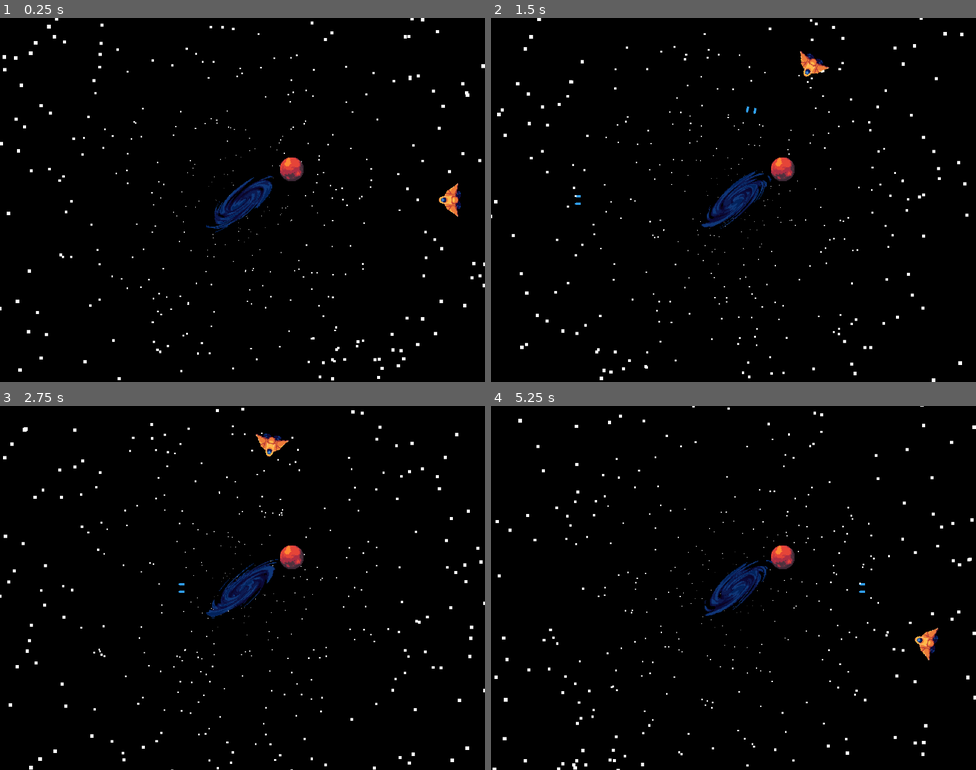
Above: before the commit, frames 1-4 (two rows, left to right).
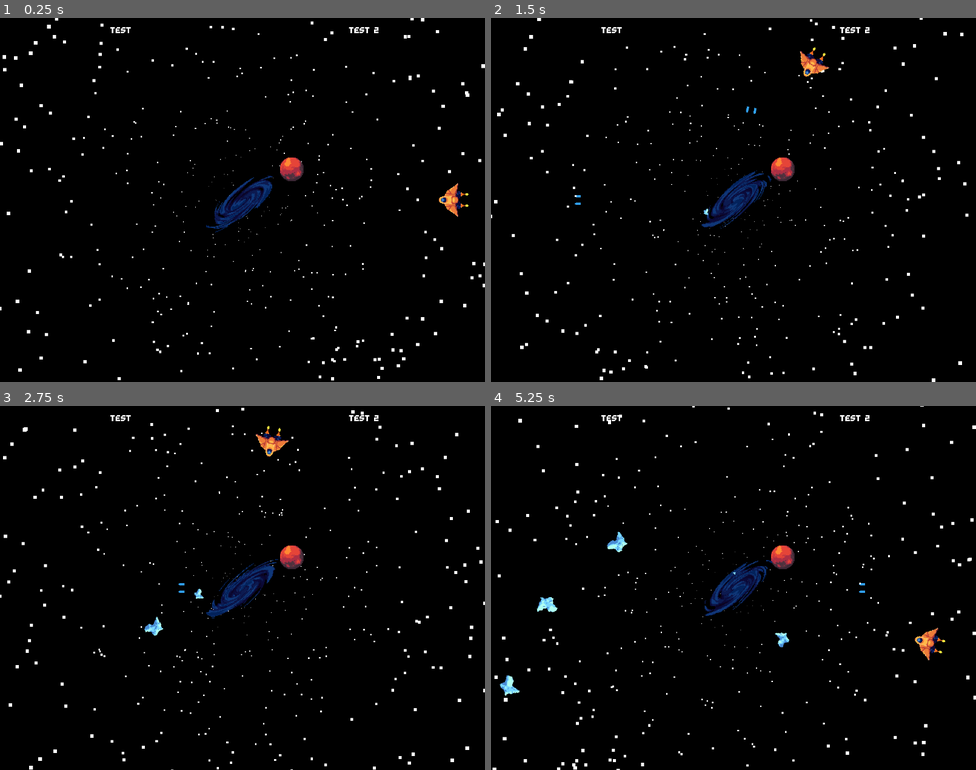
Above: after the commit, the same moments.

Repository: FrozenWellGames/moray_game_jam_2025
Game: Godot game, scene res://Game/game.tscn
Same seed, same stepped clock (60 frames per second), same inputs: the game is played once before the commit and once after it.
Inputs:
- Up to frame 1 (0.25 s): no input
- Up to frame 2 (1.5 s): hold Right (move_right) 0.53-1.28 s; hold Ctrl (fire) 0.53-1.28 s; hold Left (move_left) from 1.28 s (still down); tap Ctrl (fire) at 1.35 s
- Up to frame 3 (2.75 s): release Left (move_left) at 2.03 s; hold Right (move_right) from 2.03 s (still down); hold Ctrl (fire) from 2.03 s (still down)
- Up to frame 4 (5.25 s): release Ctrl (fire) at 2.78 s; tap Ctrl (fire) at 2.85, 4.35 s; release Right (move_right) at 3.53 s; hold Ctrl (fire) 3.53-4.28 s; hold Left (move_left) from 3.53 s (still down); hold Ctrl (fire) from 5.03 s (still down)

The runs differ from the first frame. In frame 1, 0.1% of the frame differs, in the area x 22-97%, y 2-53%; in frame 2, 0.1%; in frame 3, 0.3%; in frame 4, 0.6%, in the area x 1-94%, y 2-80%.

Commit message:
basic asteroid spawner

Diff:
--- /dev/null
+++ b/Asteroids/asteroid.gd
@@ -0,0 +1,16 @@
+extends Node2D
+
+@export_subgroup("Nodes")
+@export var animation_player:AnimationPlayer
+
+@export var scale_changer:AnimationPlayer
+@export var speed: float = 150.00
+
+func _ready() -> void:
+	#print(randi() % 5)
+	animation_player.play("asteroid")
+	scale_changer.play("scale_up")
+
+
+func _process(delta: float) -> void:
+	position += transform.x * speed * delta
--- /dev/null
+++ b/Asteroids/asteroid.tscn
@@ -0,0 +1,111 @@
+[gd_scene load_steps=10 format=3 uid="uid://65tfep8oxdjt"]
+
+[ext_resource type="Script" uid="uid://c3r8c22yedxfc" path="res://Asteroids/asteroid.gd" id="1_gc8g2"]
+[ext_resource type="Texture2D" uid="uid://bkmlmmulb2ecl" path="res://Asteroids/Assets/asteroid_01.png" id="1_v5rxd"]
+
+[sub_resource type="Animation" id="Animation_gc8g2"]
+resource_name = "asteroid"
+length = 3.6
+loop_mode = 1
+step = 0.1
+tracks/0/type = "value"
+tracks/0/imported = false
+tracks/0/enabled = true
+tracks/0/path = NodePath("Sprite2D:frame")
+tracks/0/interp = 1
+tracks/0/loop_wrap = true
+tracks/0/keys = {
+"times": PackedFloat32Array(0, 0.1, 0.2, 0.3, 0.4, 0.5, 0.6, 0.7, 0.8, 0.9, 1, 1.1, 1.2, 1.3, 1.4, 1.5, 1.6, 1.7, 1.8, 1.9, 2, 2.1, 2.2, 2.3, 2.4, 2.5, 2.6, 2.7, 2.8, 2.9, 3, 3.1, 3.2, 3.3, 3.4, 3.5),
+"transitions": PackedFloat32Array(1, 1, 1, 1, 1, 1, 1, 1, 1, 1, 1, 1, 1, 1, 1, 1, 1, 1, 1, 1, 1, 1, 1, 1, 1, 1, 1, 1, 1, 1, 1, 1, 1, 1, 1, 1),
+"update": 1,
+"values": [0, 1, 2, 3, 4, 5, 6, 7, 8, 9, 10, 11, 12, 13, 14, 15, 16, 17, 18, 19, 20, 21, 22, 23, 24, 25, 26, 27, 28, 29, 30, 31, 32, 33, 34, 35]
+}
+
+[sub_resource type="Animation" id="Animation_582lc"]
+length = 0.001
+tracks/0/type = "value"
+tracks/0/imported = false
+tracks/0/enabled = true
+tracks/0/path = NodePath("Sprite2D:frame")
+tracks/0/interp = 1
+tracks/0/loop_wrap = true
+tracks/0/keys = {
+"times": PackedFloat32Array(0),
+"transitions": PackedFloat32Array(1),
+"update": 1,
+"values": [0]
+}
+
+[sub_resource type="AnimationLibrary" id="AnimationLibrary_582lc"]
+_data = {
+&"RESET": SubResource("Animation_582lc"),
+&"asteroid": SubResource("Animation_gc8g2")
+}
+
+[sub_resource type="CircleShape2D" id="CircleShape2D_gc8g2"]
+radius = 22.0907
+
+[sub_resource type="Animation" id="Animation_j1quy"]
+resource_name = "scale_up"
+length = 4.0
+tracks/0/type = "value"
+tracks/0/imported = false
+tracks/0/enabled = true
+tracks/0/path = NodePath("Sprite2D:scale")
+tracks/0/interp = 1
+tracks/0/loop_wrap = true
+tracks/0/keys = {
+"times": PackedFloat32Array(0, 0.400346, 0.700876, 1.20212, 2.00209),
+"transitions": PackedFloat32Array(1, 1, 1, 1, 1),
+"update": 0,
+"values": [Vector2(1e-05, 1e-05), Vector2(0.5, 0.5), Vector2(1, 1), Vector2(1.5, 1.5), Vector2(2, 2)]
+}
+
+[sub_resource type="Animation" id="Animation_tmjyk"]
+length = 0.001
+tracks/0/type = "value"
+tracks/0/imported = false
+tracks/0/enabled = true
+tracks/0/path = NodePath("Sprite2D:scale")
+tracks/0/interp = 1
+tracks/0/loop_wrap = true
+tracks/0/keys = {
+"times": PackedFloat32Array(0),
+"transitions": PackedFloat32Array(1),
+"update": 0,
+"values": [Vector2(1e-05, 1e-05)]
+}
+
+[sub_resource type="AnimationLibrary" id="AnimationLibrary_tmjyk"]
+_data = {
+&"RESET": SubResource("Animation_tmjyk"),
+&"scale_up": SubResource("Animation_j1quy")
+}
+
+[node name="Asteroid" type="Node2D" node_paths=PackedStringArray("animation_player", "scale_changer")]
+script = ExtResource("1_gc8g2")
+animation_player = NodePath("AnimationPlayer")
+scale_changer = NodePath("ScaleChanger")
+
+[node name="Sprite2D" type="Sprite2D" parent="."]
+scale = Vector2(1e-05, 1e-05)
+texture = ExtResource("1_v5rxd")
+hframes = 6
+vframes = 6
+
+[node name="AnimationPlayer" type="AnimationPlayer" parent="."]
+libraries = {
+&"": SubResource("AnimationLibrary_582lc")
+}
+
+[node name="Area2D" type="Area2D" parent="."]
+collision_layer = 4
+collision_mask = 3
+
+[node name="CollisionShape2D" type="CollisionShape2D" parent="Area2D"]
+shape = SubResource("CircleShape2D_gc8g2")
+
+[node name="ScaleChanger" type="AnimationPlayer" parent="."]
+libraries = {
+&"": SubResource("AnimationLibrary_tmjyk")
+}
--- /dev/null
+++ b/Asteroids/asteroid_spawner.gd
@@ -0,0 +1,19 @@
+extends Node2D
+
+@export_subgroup("Nodes")
+@export var timer:Timer
+@export var asteroid: PackedScene
+@export var rotation_center: Marker2D
+
+
+
+func on_spawn_asteroid( Rotation: float) -> void:
+	var ast: Node2D = asteroid.instantiate()
+	ast.rotation = Rotation
+	ast.position = rotation_center.global_position
+	add_child(ast)
+	timer.start()
+
+func _on_timer_timeout() -> void:
+	var rand_rotation = randf_range(0, 360)
+	on_spawn_asteroid(rand_rotation)
--- /dev/null
+++ b/Asteroids/asteroid_spawner.tscn
@@ -0,0 +1,15 @@
+[gd_scene load_steps=3 format=3 uid="uid://c41lsfncsktrp"]
+
+[ext_resource type="Script" uid="uid://co8hj0n58rfmr" path="res://Asteroids/asteroid_spawner.gd" id="1_c102h"]
+[ext_resource type="PackedScene" uid="uid://65tfep8oxdjt" path="res://Asteroids/asteroid.tscn" id="2_cxtwb"]
+
+[node name="AsteroidSpawner" type="Node2D" node_paths=PackedStringArray("timer")]
+script = ExtResource("1_c102h")
+timer = NodePath("Timer")
+asteroid = ExtResource("2_cxtwb")
+
+[node name="Timer" type="Timer" parent="."]
+one_shot = true
+autostart = true
+
+[connection signal="timeout" from="Timer" to="." method="_on_timer_timeout"]
--- a/Game/game.tscn
+++ b/Game/game.tscn
@@ -6,6 +6,14 @@
 [ext_resource type="PackedScene" uid="uid://bibu7xcvxhlyg" path="res://Game/bullet_spawner.tscn" id="3_7raqb"]
 [ext_resource type="PackedScene" uid="uid://pv3yek2jmg01" path="res://Planets/Scenes/planet.tscn" id="4_jcm6v"]
 [ext_resource type="PackedScene" uid="uid://d0rxnvif8liqo" path="res://Galaxies/galaxy_centre.tscn" id="6_qmv3x"]
+[ext_resource type="FontFile" uid="uid://cwkhsdu4asbxb" path="res://Fonts/GravityBold8.ttf" id="7_oomkl"]
+[ext_resource type="PackedScene" uid="uid://c41lsfncsktrp" path="res://Asteroids/asteroid_spawner.tscn" id="8_buohc"]
+
+[sub_resource type="LabelSettings" id="LabelSettings_buohc"]
+font = ExtResource("7_oomkl")
+
+[sub_resource type="LabelSettings" id="LabelSettings_kul4i"]
+font = ExtResource("7_oomkl")
 
 [node name="Game" type="Node2D"]
 script = ExtResource("1_bk3v5")
@@ -25,3 +33,59 @@
 
 [node name="GalaxyCentre" parent="." instance=ExtResource("6_qmv3x")]
 position = Vector2(640, 480)
+
+[node name="AsteroidSpawner" parent="." node_paths=PackedStringArray("rotation_center") instance=ExtResource("8_buohc")]
+rotation_center = NodePath("../RotationCenter")
+
+[node name="CanvasLayer" type="CanvasLayer" parent="."]
+
+[node name="Control" type="Control" parent="CanvasLayer"]
+layout_mode = 3
+anchors_preset = 15
+anchor_right = 1.0
+anchor_bottom = 1.0
+grow_horizontal = 2
+grow_vertical = 2
+size_flags_horizontal = 3
+size_flags_vertical = 3
+
+[node name="HBoxContainer" type="HBoxContainer" parent="CanvasLayer/Control"]
+layout_mode = 1
+anchors_preset = -1
+anchor_top = 0.025
+anchor_right = 1.0
+anchor_bottom = 1.0
+grow_horizontal = 2
+grow_vertical = 2
+
+[node name="Control" type="Control" parent="CanvasLayer/Control/HBoxContainer"]
+layout_mode = 2
+size_flags_horizontal = 3
+
+[node name="Label" type="Label" parent="CanvasLayer/Control/HBoxContainer/Control"]
+layout_mode = 1
+anchors_preset = 15
+anchor_right = 1.0
+anchor_bottom = 1.0
+offset_bottom = 23.0
+grow_horizontal = 2
+grow_vertical = 2
+text = "TEST"
+label_settings = SubResource("LabelSettings_buohc")
+horizontal_alignment = 1
+
+[node name="Control2" type="Control" parent="CanvasLayer/Control/HBoxContainer"]
+layout_mode = 2
+size_flags_horizontal = 3
+
+[node name="Label2" type="Label" parent="CanvasLayer/Control/HBoxContainer/Control2"]
+layout_mode = 1
+anchors_preset = 15
+anchor_right = 1.0
+anchor_bottom = 1.0
+offset_bottom = 23.0
+grow_horizontal = 2
+grow_vertical = 2
+text = "TEST 2"
+label_settings = SubResource("LabelSettings_kul4i")
+horizontal_alignment = 1
--- /dev/null
+++ b/Main Menu/main_menu.gd
@@ -0,0 +1,11 @@
+extends Node2D
+
+@export_subgroup("Nodes")
+@export var game_scene: PackedScene
+
+func _process(delta: float) -> void:
+	if Input.is_action_just_pressed("fire"):
+		_on_Button_pressed()
+
+func _on_Button_pressed():
+	get_tree().change_scene_to_file("res://Game/game.tscn")
--- /dev/null
+++ b/Main Menu/main_menu.tscn
@@ -0,0 +1,8 @@
+[gd_scene load_steps=3 format=3 uid="uid://bnnh03q22dqsw"]
+
+[ext_resource type="Script" uid="uid://c5j6p1an0rgto" path="res://Main Menu/main_menu.gd" id="1_vccqd"]
+[ext_resource type="PackedScene" uid="uid://dy7pttawwst1e" path="res://Game/game.tscn" id="2_nb5b5"]
+
+[node name="MainMenu" type="Node2D"]
+script = ExtResource("1_vccqd")
+game_scene = ExtResource("2_nb5b5")
--- a/Player/player.tscn
+++ b/Player/player.tscn
@@ -1,22 +1,28 @@
-[gd_scene load_steps=12 format=3 uid="uid://odjjnfn1ehsl"]
+[gd_scene load_steps=14 format=3 uid="uid://odjjnfn1ehsl"]
 
 [ext_resource type="Script" uid="uid://2jp4kl7cpy5r" path="res://Player/player.gd" id="1_l8h54"]
 [ext_resource type="PackedScene" uid="uid://b23n3hqxfi6fi" path="res://Player/components/scenes/input_component.tscn" id="2_gwnis"]
 [ext_resource type="PackedScene" uid="uid://d18cwnoi5vvt7" path="res://Player/components/scenes/movement_component.tscn" id="3_k53q1"]
 [ext_resource type="PackedScene" uid="uid://bqqkeqs5eyox2" path="res://Player/components/scenes/fire_component.tscn" id="5_fhl08"]
 [ext_resource type="PackedScene" uid="uid://bpyj7blwa8iwi" path="res://Player/components/scenes/rotation_component.tscn" id="5_k53q1"]
+[ext_resource type="Texture2D" uid="uid://cfyp4c6wkxpnp" path="res://Player/Assets/player_engine_sheet.png" id="7_00tjw"]
 [ext_resource type="Texture2D" uid="uid://brk62xs487amp" path="res://Player/Assets/player.png" id="7_od3ui"]
 [ext_resource type="PackedScene" uid="uid://b08w165ei7b44" path="res://Player/components/animation_component.tscn" id="7_vtle1"]
 
 [sub_resource type="RectangleShape2D" id="RectangleShape2D_bk3v5"]
 
+[sub_resource type="CanvasItemMaterial" id="CanvasItemMaterial_od3ui"]
+blend_mode = 1
+
 [sub_resource type="Animation" id="Animation_vtle1"]
 resource_name = "fly_level"
+length = 0.4
 loop_mode = 1
+step = 0.1
 tracks/0/type = "value"
 tracks/0/imported = false
 tracks/0/enabled = true
-tracks/0/path = NodePath("Sprite2D:frame")
+tracks/0/path = NodePath("Ship:frame")
 tracks/0/interp = 1
 tracks/0/loop_wrap = true
 tracks/0/keys = {
@@ -25,13 +31,26 @@
 "update": 1,
 "values": [0]
 }
+tracks/1/type = "value"
+tracks/1/imported = false
+tracks/1/enabled = true
+tracks/1/path = NodePath("Engines:frame")
+tracks/1/interp = 1
+tracks/1/loop_wrap = true
+tracks/1/keys = {
+"times": PackedFloat32Array(0, 0.1, 0.2, 0.3),
+"transitions": PackedFloat32Array(1, 1, 1, 1),
+"update": 1,
+"values": [0, 1, 2, 3]
+}
 
 [sub_resource type="Animation" id="Animation_od3ui"]
 length = 0.001
+step = 0.1
 tracks/0/type = "value"
 tracks/0/imported = false
 tracks/0/enabled = true
-tracks/0/path = NodePath("Sprite2D:frame")
+tracks/0/path = NodePath("Ship:frame")
 tracks/0/interp = 1
 tracks/0/loop_wrap = true
 tracks/0/keys = {
@@ -48,6 +67,7 @@
 }
 
 [node name="Player" type="CharacterBody2D" node_paths=PackedStringArray("input_component", "movement_component", "rotation_component", "fire_component", "animation_component")]
+collision_mask = 4
 script = ExtResource("1_l8h54")
 input_component = NodePath("InputComponent")
 movement_component = NodePath("MovementComponent")
@@ -65,13 +85,21 @@
 bullet_spawn_point = NodePath("../BulletSpawnPoint")
 
 [node name="AnimationComponent" parent="." node_paths=PackedStringArray("player_sprite", "animation_player") instance=ExtResource("7_vtle1")]
-player_sprite = NodePath("../Sprite2D")
+player_sprite = NodePath("../Ship")
 animation_player = NodePath("../AnimationPlayer")
 
 [node name="CollisionShape2D" type="CollisionShape2D" parent="."]
 shape = SubResource("RectangleShape2D_bk3v5")
 
-[node name="Sprite2D" type="Sprite2D" parent="."]
+[node name="Engines" type="Sprite2D" parent="."]
+material = SubResource("CanvasItemMaterial_od3ui")
+position = Vector2(-37, 0)
+scale = Vector2(2, 2)
+texture = ExtResource("7_00tjw")
+hframes = 4
+frame = 2
+
+[node name="Ship" type="Sprite2D" parent="."]
 scale = Vector2(2, 2)
 texture = ExtResource("7_od3ui")
 
--- a/Player/player_laser.gd
+++ b/Player/player_laser.gd
@@ -3,8 +3,6 @@
 
 @export_subgroup("settings")
 @export var speed: float = 1000.00
-
-var direction = Vector2.ZERO
 
 
 func _process(delta: float) -> void:
--- a/Player/player_laser.tscn
+++ b/Player/player_laser.tscn
@@ -16,6 +16,8 @@
 script = ExtResource("1_6jnck")
 
 [node name="Area2D" type="Area2D" parent="."]
+collision_layer = 2
+collision_mask = 4
 
 [node name="CollisionShape2D" type="CollisionShape2D" parent="Area2D"]
 position = Vector2(9, 0)
--- a/project.godot
+++ b/project.godot
@@ -58,6 +58,12 @@
 ]
 }
 
+[layer_names]
+
+2d_physics/layer_1="Player"
+2d_physics/layer_2="Player Laser"
+2d_physics/layer_3="Enemies"
+
 [rendering]
 
 textures/canvas_textures/default_texture_filter=0
Binary file added: Asteroids/Assets/asteroid_01.png
Not shown, added: Asteroids/Assets/asteroid_01.png.import
Not shown, added: Asteroids/asteroid.gd.uid
Not shown, added: Asteroids/asteroid_spawner.gd.uid
Binary file added: Fonts/GravityBold8.ttf
Not shown, added: Fonts/GravityBold8.ttf.import
Binary file added: Fonts/GravityRegular5.ttf
Not shown, added: Fonts/GravityRegular5.ttf.import
Not shown: 1 places in Game/game.tscn that only renumber resources
Binary file added: Main Menu/Assets/button_texture_placeholder.png
Not shown, added: Main Menu/Assets/button_texture_placeholder.png.import
Not shown, added: Main Menu/main_menu.gd.uid
(and 3 more such lines)
